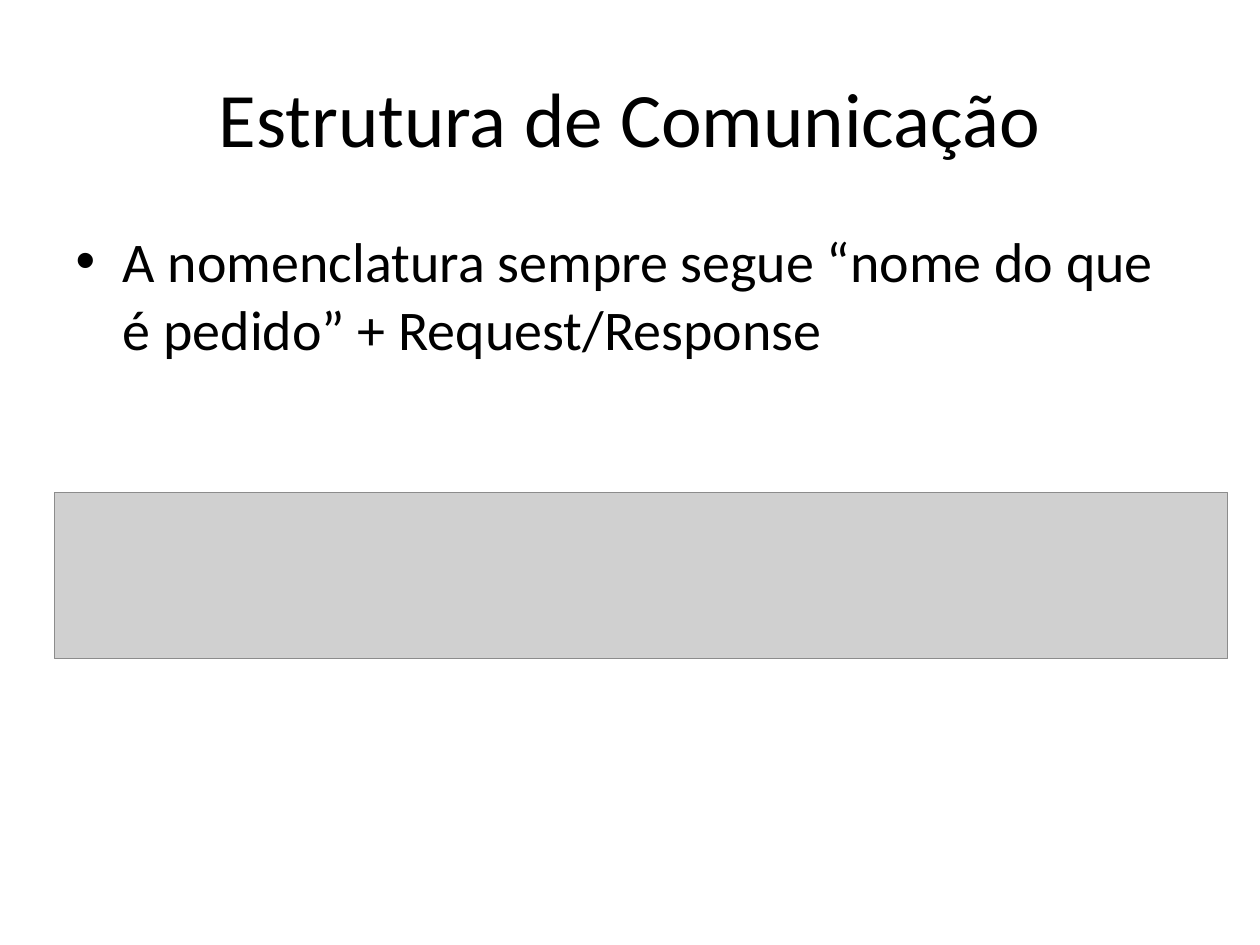
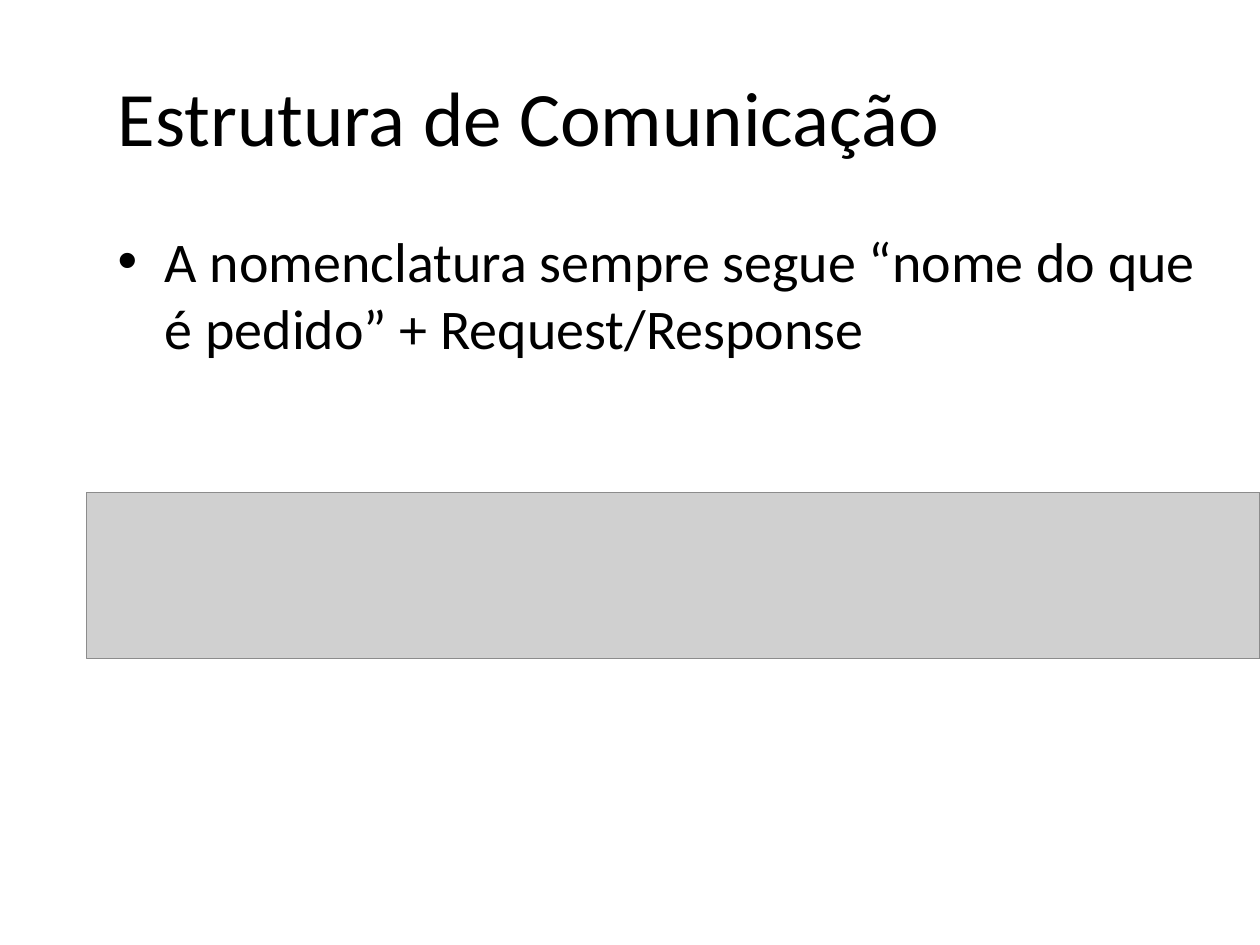
Before and after one commit to stockrt/InvisibleBattlefields, a slide deck: slide 20 of Documents/apresentacao.pptx. Drawn at 1260x945 pixels with LibreOffice and Linux fonts; fonts in the diff are those of the drawing; grey boxes stand for pictures; background and template pictures are left out. Boxes give left, top, right and bottom in pixels: in the first picture for what was removed or moved away, otherwise in the second. Text is boxed around its words. In the diff, an @@ line names an element or a change of style, - is before the commit and + after.

```diff
--- a/Documents/apresentacao.pptx
+++ b/Documents/apresentacao.pptx
@@ title "Estrutura de Comunicação": place and size @@
-title "Estrutura de Comunicação" at [219,93,1040,160]
+title "Estrutura de Comunicação" at [118,92,939,159]
@@ title "Estrutura de Comunicação" at [118,92,939,159]: alignment centre to left @@
@@ text "A nomenclatura sempre segue “nome ...": place and size @@
-text "A nomenclatura sempre segue “nome ..." at [123,241,1153,359]
+text "A nomenclatura sempre segue “nome ..." at [165,241,1195,358]
@@ picture: place and size @@
-picture at [54,493,1227,659]
+picture at [87,493,1260,659]
```
Also in this commit, not shown: 28 other slides changed, 5 slides added, 1 slide removed.
